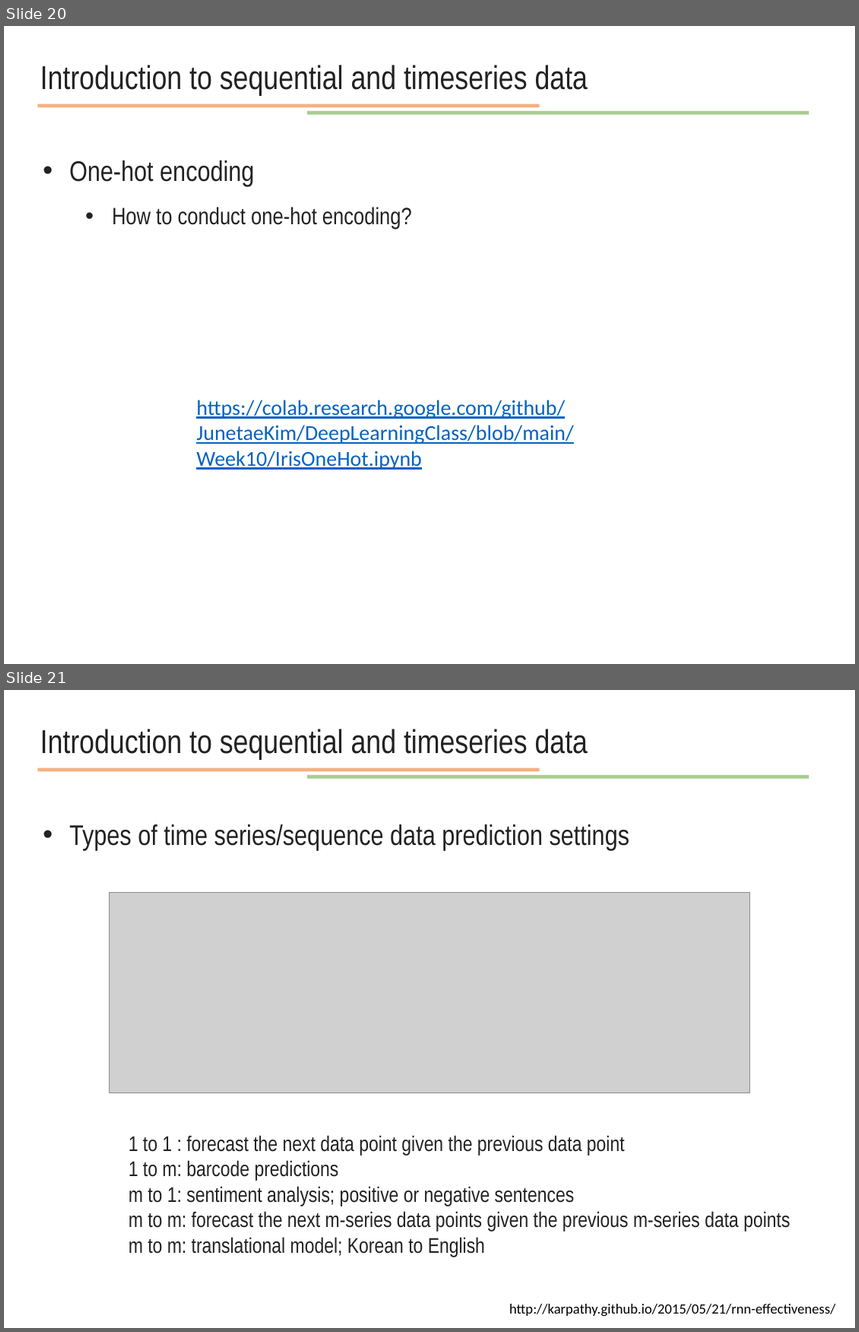
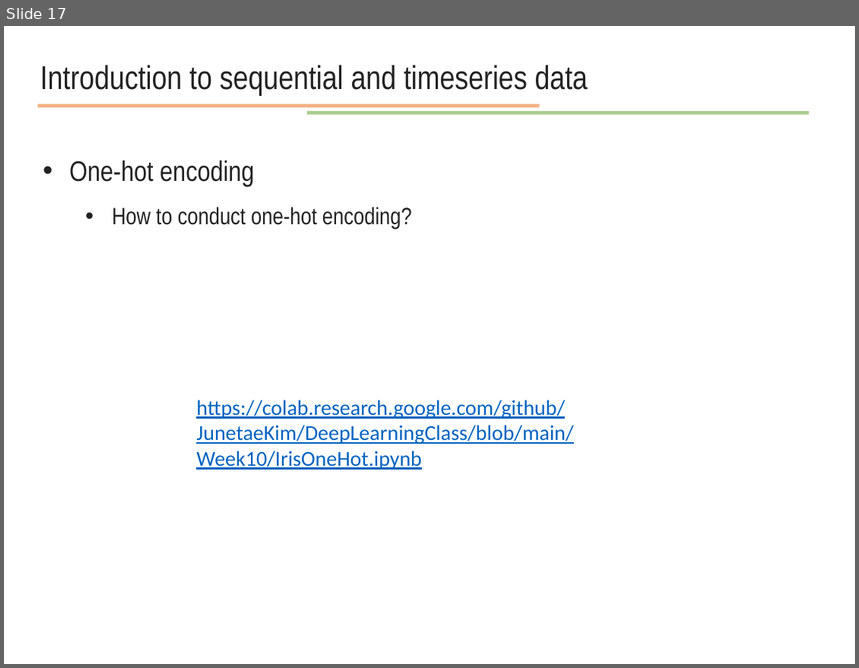
Before and after one commit to JunetaeKim/DeepLearningClass, a slide deck: Week14/week14 natural language processing.pptx. Shown one above the other, each under a label of ours: slides 20 and 21 before the commit, slide 17 after it. The pictures are 859x1332 and 859x668 pixels, drawn with LibreOffice and Linux fonts; fonts in the diff are those of the drawing; grey boxes stand for pictures. Boxes give left, top, right and bottom in pixels: in the first picture for what was removed or moved away, otherwise in the second. Text is boxed around its words. In the diff, an @@ line names an element or a change of style, - is before the commit and + after.

```diff
--- a/Week14/week14 natural language processing.pptx
+++ b/Week14/week14 natural language processing.pptx
@@ slide 21 removed at bbox=[4, 690, 855, 1328], background #FFFFFF @@
@@ text removed at bbox=[40, 729, 588, 760] @@
-Introduction to sequential and timeseries data
@@ line removed from (38, 770) to (539, 770) @@
@@ line removed from (307, 777) to (810, 777) @@
@@ text removed at bbox=[69, 825, 630, 850] @@
-• Types of time series/sequence data prediction settings
@@ picture removed at bbox=[109, 893, 750, 1094] @@
@@ text removed at bbox=[129, 1135, 790, 1258] @@
-1 to 1 : forecast the next data point given the previous data point
-1 to m: barcode predictions
-m to 1: sentiment analysis; positive or negative sentences
-m to m: forecast the next m-series data points given the previous m-series data points
-m to m: translational model; Korean to English
@@ text removed at bbox=[509, 1304, 835, 1317] @@
-http://karpathy.github.io/2015/05/21/rnn-effectiveness/
@@ what was slide 20 is now slide 17 @@
```
Also in this commit, not shown: 3 slides changed, 3 slides added, 38 other slides removed, 1 other file.
